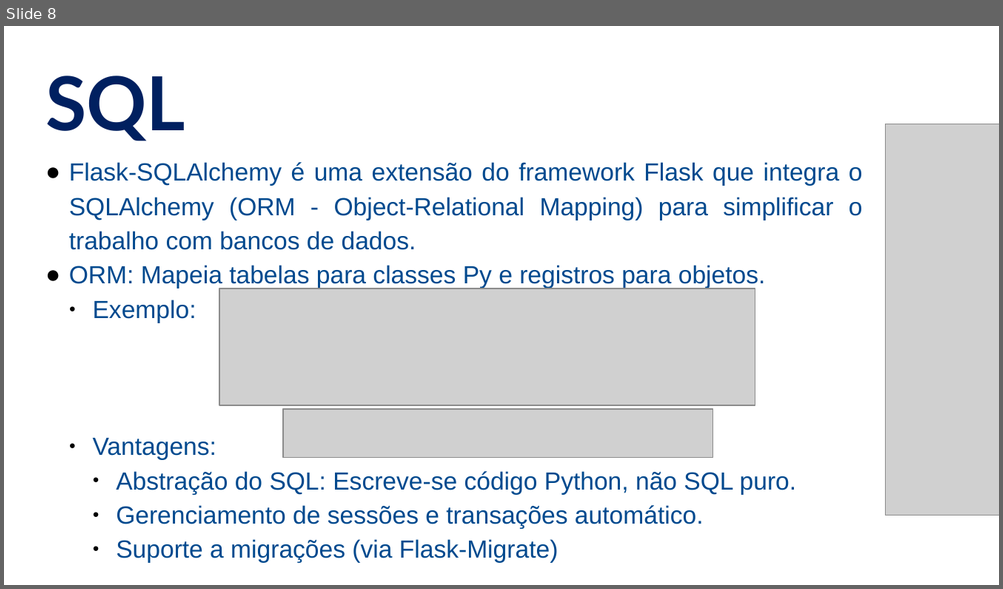
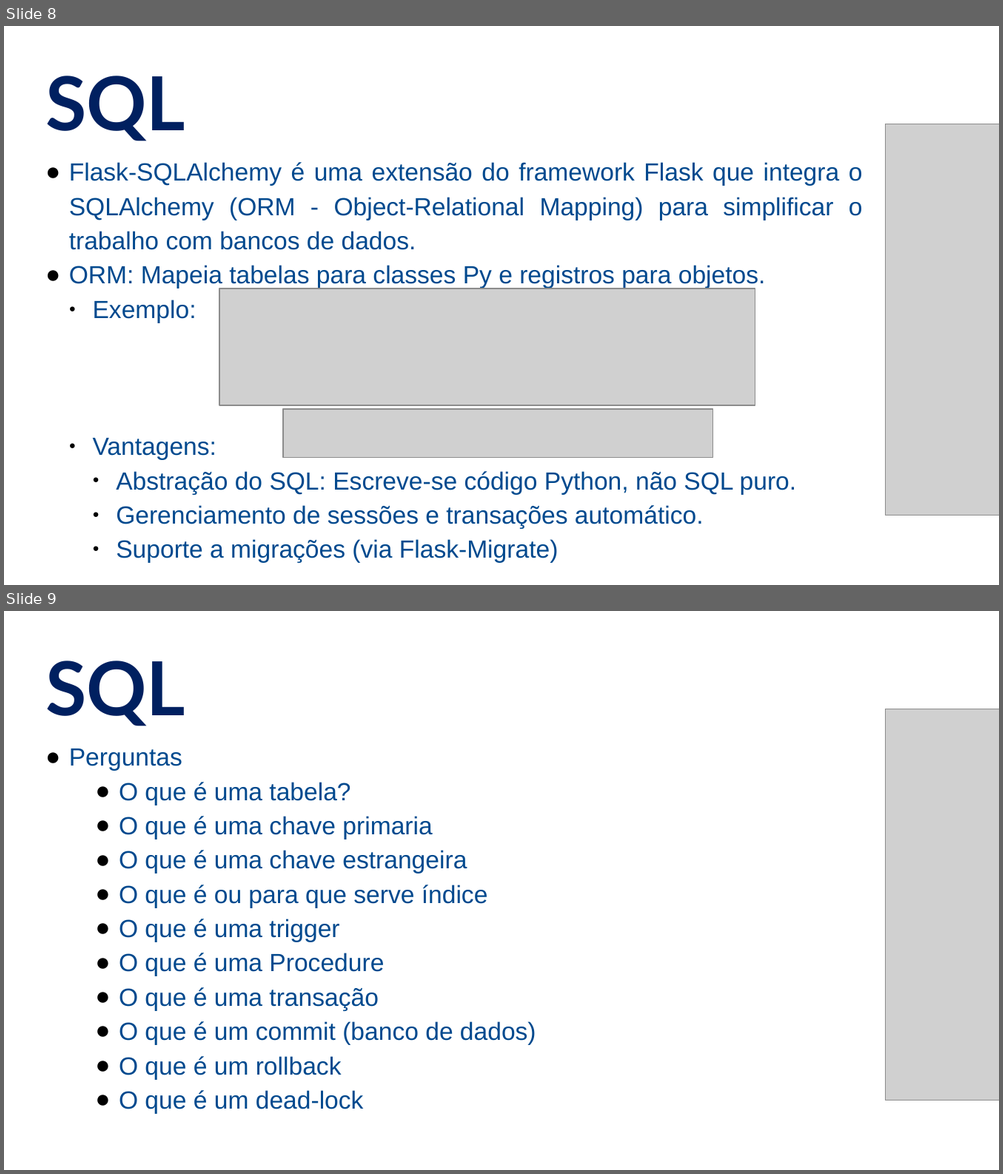
Before and after one commit to alandsilvasouza/PY2, a slide deck: aula11/Aula11.pptx. Shown one above the other, each under a label of ours: slide 8 before the commit, slides 8 and 9 after it. The pictures are 1003x589 and 1003x1174 pixels, drawn with LibreOffice and Linux fonts; fonts in the diff are those of the drawing; grey boxes stand for pictures. Boxes give left, top, right and bottom in pixels: in the first picture for what was removed or moved away, otherwise in the second. Text is boxed around its words. In the diff, an @@ line names an element or a change of style, - is before the commit and + after.

```diff
--- a/aula11/Aula11.pptx
+++ b/aula11/Aula11.pptx
@@ slide 9 added at box(4, 611, 999, 1170), background #FFFFFF @@
@@ text added at box(45, 661, 185, 726), 54 pt, text #002060, bold @@
+SQL
@@ picture added at box(885, 709, 999, 1102) @@
@@ text added at box(69, 749, 536, 1113), 18 pt, text #01498E @@
+● Perguntas
+  ● O que é uma tabela?
+  ● O que é uma chave primaria
+  ● O que é uma chave estrangeira
+  ● O que é ou para que serve índice
+  ● O que é uma trigger
+  ● O que é uma Procedure
+  ● O que é uma transação
+  ● O que é um commit (banco de dados)
+  ● O que é um rollback
+  ● O que é um dead-lock
```
Also in this commit, not shown: 2 slides changed.
